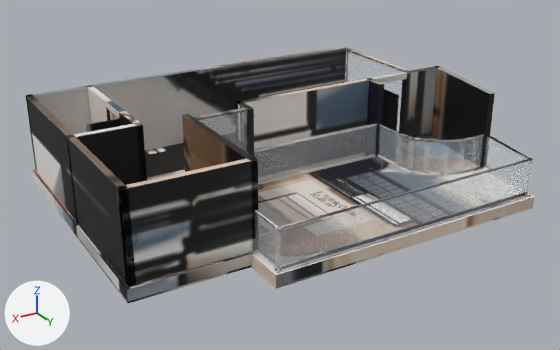
The glTF model _bake/glb/koru-2/model.glb, before and after one commit.
Rendered twice from a camera (50 mm lens) standing at (10.54, 17.12, 8.73) and looking at (0.36, 0.15, 0.25). The lights are fixed; the arrows at lower left show +X, +Y and +Z. The picture after the commit comes second. Where no turn or scale is listed for an object, it has been applied to the vertices. Vertices at exactly the same position are counted once.
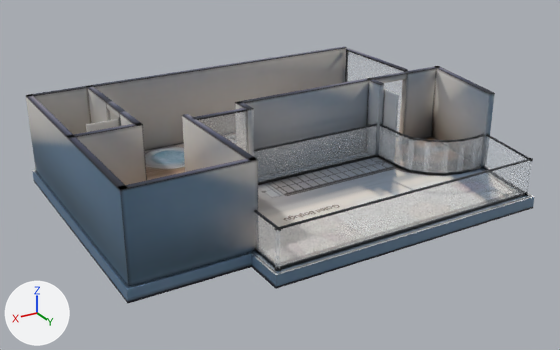
Edits to the bpy script that builds the scene:
```text
Change mat_baked:
    where n3 = _N.new('ShaderNodeMapping'); n3.name = 'Mapping'
    n3.inputs[1].default_value: (0.000911, -14.98, 0.0) -> (0.000762, -14.98, 0.0)  # 'Location'
    n3.inputs[3].default_value: (15.95, 15.97, 1.0) -> (15.84, 15.98, 1.0)  # 'Scale'
Change me_mesh_0:
    used by ob_mesh_0; location = (-6.01, 4.39, -0.36)
    remove me_mesh_0.from_pydata(...)  # 1020 vertices, 1784 faces; spans x 0.0..12.03, y -8.76..0.0, z 0.0..2.62
    add me_mesh_0.from_pydata(...)  # 1220 vertices, 2224 faces; spans x 0.0..12.03, y -8.76..0.0, z 0.0..2.62
    me_mesh_0 part 1: a new loose piece, a box spanning x 11.78..11.95, y -8.67..-1.23, z 0.36..2.61, in mat_baked
    me_mesh_0 part 2: a new loose piece, a box spanning x 11.782..11.956, y -8.675..-1.226, z 2.61..2.622, in mat_baked
    me_mesh_0 part 3: the loose piece of 8 vertices spanning x 11.78..11.96, y -8.68..-1.22, z 2.61..2.62 is deleted
    me_mesh_0 part 4: 6 vertices removed from x 7.27..10.07, y -4.95..-1.22, z 0.36..2.61; 202 vertices added at x 0.64..10.32, y -5.18..-1.14, z 0.0..2.61
    me_mesh_0 part 5: 4 vertices removed from x 11.78, y -8.68..-1.22, z 0.36..2.61
    me_mesh_0 part 6: 1203 kept faces spanning x 0.0..11.95, y -8.68..0.0, z 0.0..2.62 get new texture (UV) coordinates
```

Changed parts and their boxes (x1, y1, x2, y2) in the pictures (560 x 350 px):
'Mesh_0', surface changed
    both: (26, 47, 534, 303)
part 1 of me_mesh_0, added (blue)
    after: (26, 96, 129, 286)
part 2 of me_mesh_0, added
    after: (26, 94, 126, 190)
part 3 of me_mesh_0, deleted
    before: (26, 94, 128, 190)
part 4 of me_mesh_0, reshaped
    before: (121, 81, 369, 286)
    after: (72, 81, 533, 303)
part 5 of me_mesh_0, deleted
    before: (120, 189, 136, 286)
part 6 of me_mesh_0, surface changed
    both: (30, 47, 534, 289)
